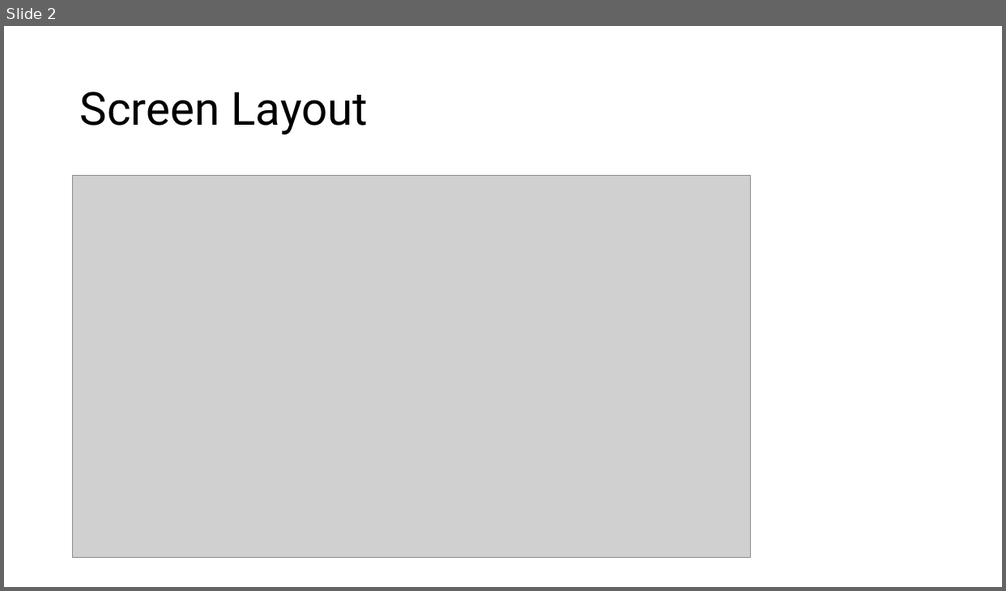
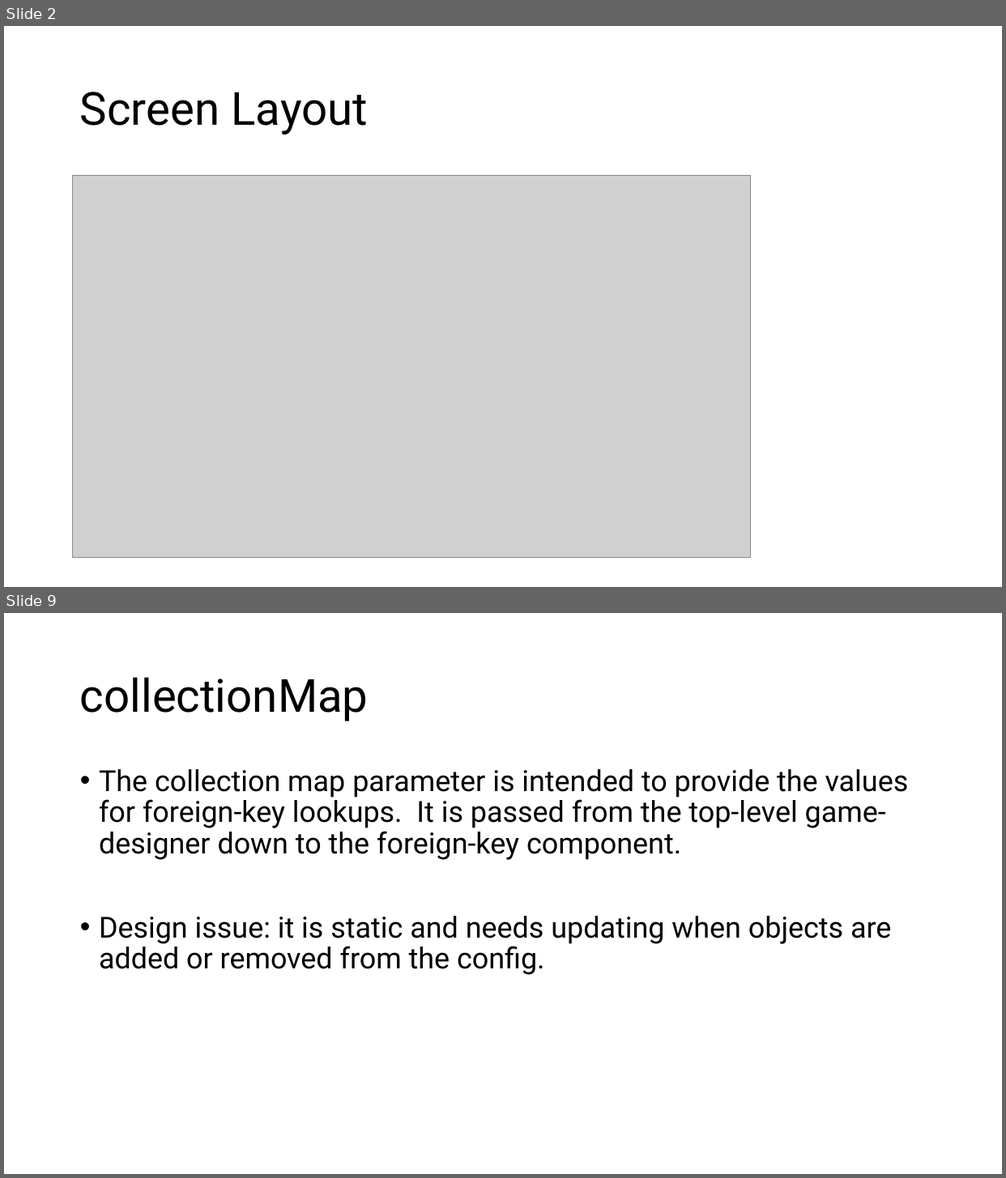
Before and after one commit to marcjohnston/AngbandOS, a slide deck: Documents/Game Designer.pptx. Shown one above the other, each under a label of ours: slide 2 before the commit, slides 2 and 9 after it; the slides between them are not shown. The pictures are 1006x591 and 1006x1178 pixels, drawn with LibreOffice and Linux fonts; fonts in the diff are those of the drawing; grey boxes stand for pictures. Boxes give left, top, right and bottom in pixels: in the first picture for what was removed or moved away, otherwise in the second. Text is boxed around its words. In the diff, an @@ line names an element or a change of style, - is before the commit and + after.

```diff
--- a/Documents/Game Designer.pptx
+++ b/Documents/Game Designer.pptx
@@ slide 9 added at (4,613,1002,1174), background #FFFFFF @@
@@ title added at (80,677,368,722), 44 pt, text #000000 @@
+collectionMap
@@ text added at (99,769,909,975), 28 pt, text #000000 @@
+• The collection map parameter is intended to provide the values for foreign-key lookups. It is passed from the top-level game-designer down to the foreign-key component.
+• Design issue: it is static and needs updating when objects are added or removed from the config.
```
Also in this commit, not shown: 7 other slides added, 1 slide removed, 1 other file.
